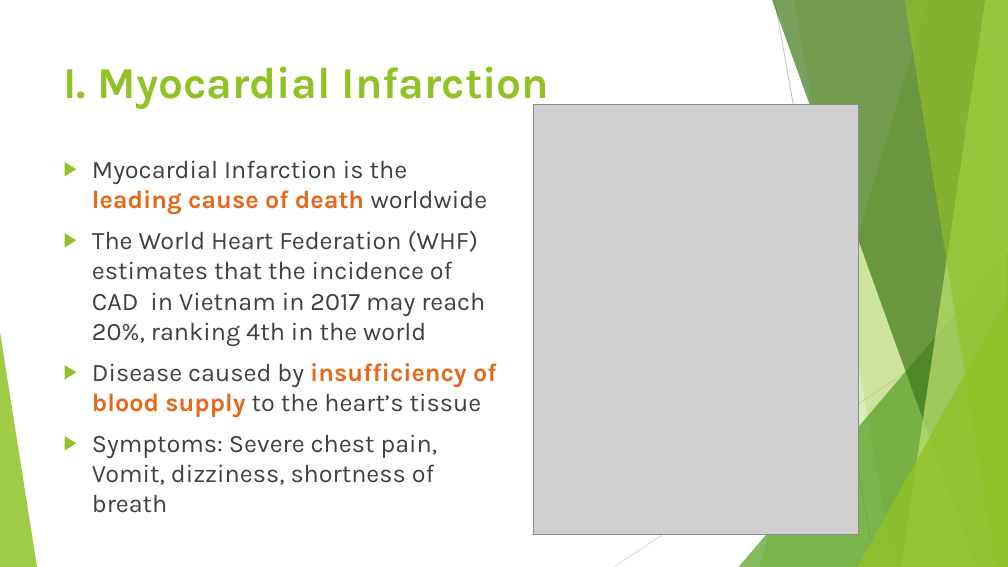
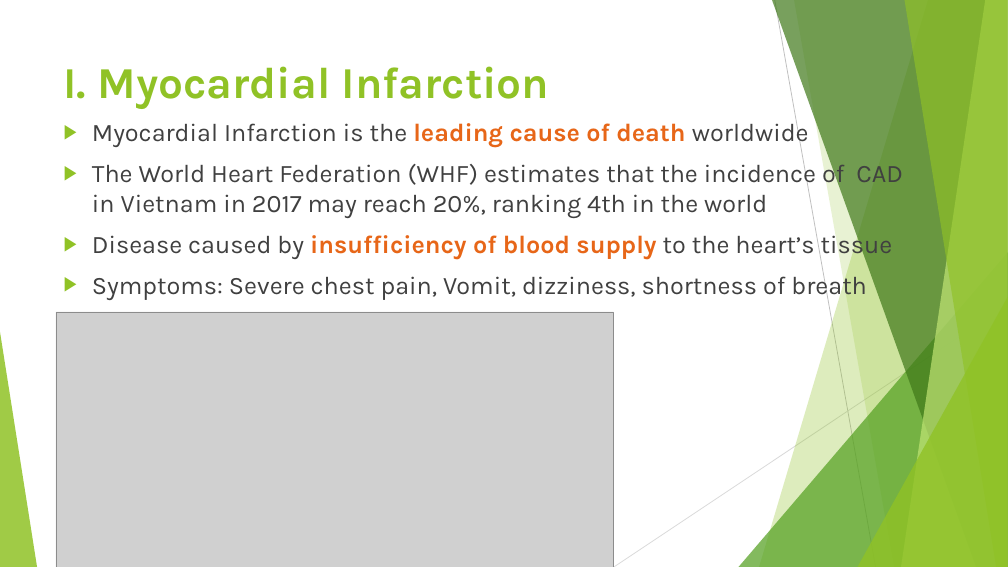
Before and after one commit to nichealpham/MY_THESIS, a slide deck: slide 3 of research/Prethesis/HK2/QUANTIFYING MYOCARDIAL DAMAGE USING ECG SIGNAL.pptx. Drawn at 1008x567 pixels with LibreOffice and Linux fonts; fonts in the diff are those of the drawing; grey boxes stand for pictures. Boxes give left, top, right and bottom in pixels: in the first picture for what was removed or moved away, otherwise in the second. Text is boxed around its words. In the diff, an @@ line names an element or a change of style, - is before the commit and + after.

```diff
--- a/research/Prethesis/HK2/QUANTIFYING MYOCARDIAL DAMAGE USING ECG SIGNAL.pptx
+++ b/research/Prethesis/HK2/QUANTIFYING MYOCARDIAL DAMAGE USING ECG SIGNAL.pptx
@@ text "Myocardial Infarction is the leading ..." rewrapped from (92, 160, 497, 513) to (92, 120, 903, 300) @@
@@ picture removed at (533, 104, 858, 534) @@
@@ picture added at (56, 312, 613, 567) @@
```
Also in this commit, not shown: 10 other slides changed, 7 slides added, 2 slides removed, 3 other files.
